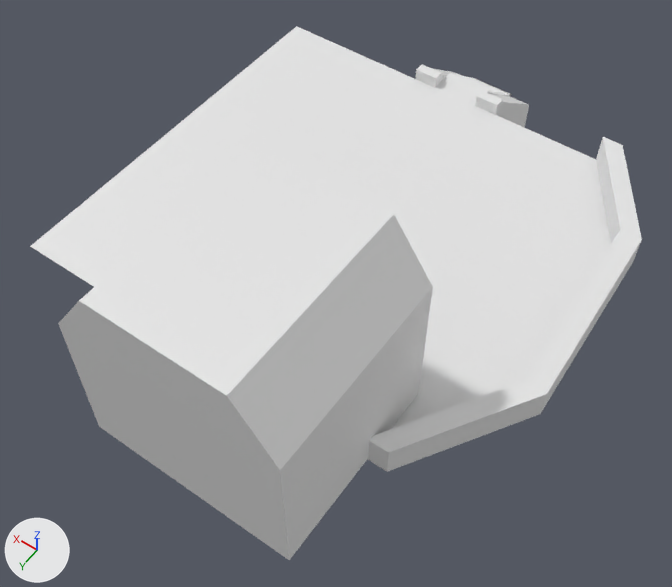
The Blender file WIP Blender/Blender Assets/Stairs/RuinedStairs.blend: old version first, new version second.
Before and after are seen from a camera (50 mm lens) standing at (-8.74, 18.31, 17.0) and looking at (-1.18, 7.73, 0.38). Every picture has the same lights, and +X, +Y and +Z are marked at lower left. The first picture is the older version.

The first picture shows 'Brick Perimeter', 'Left Building', 'Stairway'.
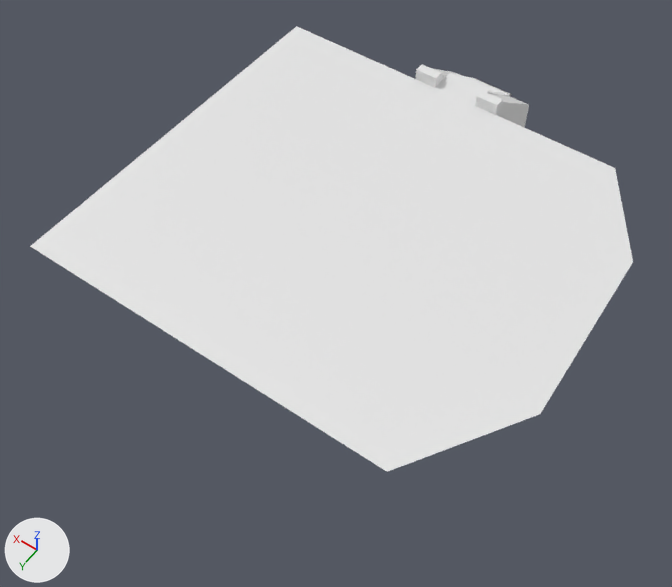
Where the change shows, as pixel boxes [x1, y1, x2, y2] in the pictures (672 x 587 px):
'Left Building', deleted
    before: [58, 143, 433, 560]
'Brick Perimeter', deleted
    before: [368, 137, 642, 472]

Patch to the scene script:
```diff
--- a/WIP Blender/Blender Assets/Stairs/RuinedStairs.blend.py
+++ b/WIP Blender/Blender Assets/Stairs/RuinedStairs.blend.py
@@ ob_brick_perimeter @@
-ob_brick_perimeter = bpy.data.objects.new('Brick Perimeter', me_cube_002)
-ob_brick_perimeter.location = (0.0, 0.0, 0.0)
@@ ob_left_building @@
-ob_left_building = bpy.data.objects.new('Left Building', me_cube_003)
-ob_left_building.location = (0.0, 0.0, 0.41)
```
